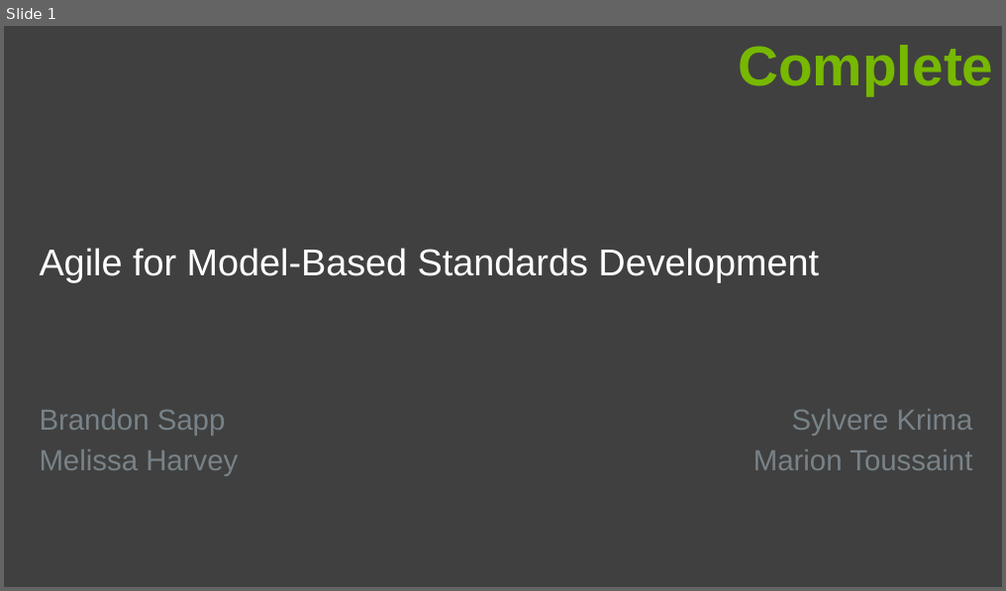
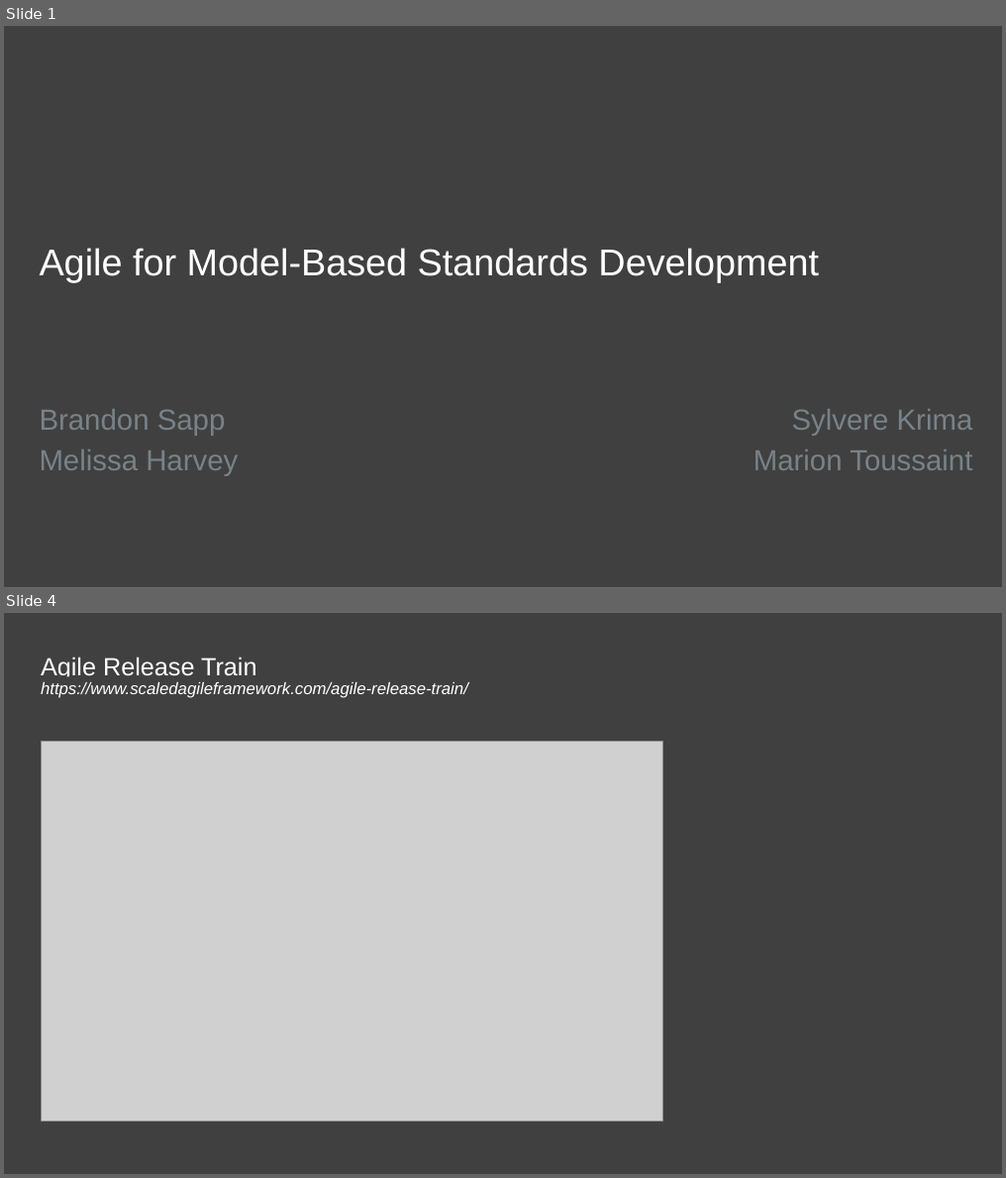
Before and after one commit to agile4mbsd/papers, a slide deck: 01 - Agile for Model-Based Standards Development/D - Presentations/PDES.Presentation.pptx. Shown one above the other, each under a label of ours: slide 1 before the commit, slides 1 and 4 after it; the slides between them are not shown. The pictures are 1006x591 and 1006x1178 pixels, drawn with LibreOffice and Linux fonts; fonts in the diff are those of the drawing; grey boxes stand for pictures; background and template pictures are left out. Boxes give left, top, right and bottom in pixels: in the first picture for what was removed or moved away, otherwise in the second. Text is boxed around its words. In the diff, an @@ line names an element or a change of style, - is before the commit and + after.

```diff
--- a/01 - Agile for Model-Based Standards Development/D - Presentations/PDES.Presentation.pptx
+++ b/01 - Agile for Model-Based Standards Development/D - Presentations/PDES.Presentation.pptx
@@ slide 4 added at (x1=4, y1=613, x2=1002, y2=1174), background #404040 @@
@@ title added at (x1=41, y1=657, x2=256, y2=677), 24 pt, text #FFFFFF @@
+Agile Release Train
@@ text added at (x1=41, y1=682, x2=468, y2=698), 16 pt, text #FFFFFF, italic @@
+https://www.scaledagileframework.com/agile-release-train/
@@ picture added at (x1=41, y1=742, x2=662, y2=1121) @@
@@ slide 1 changed as well @@
@@ text removed at (x1=738, y1=45, x2=993, y2=95) @@
-Complete
```
Also in this commit, not shown: 3 other slides changed, 6 other slides added, 7 slides removed.
